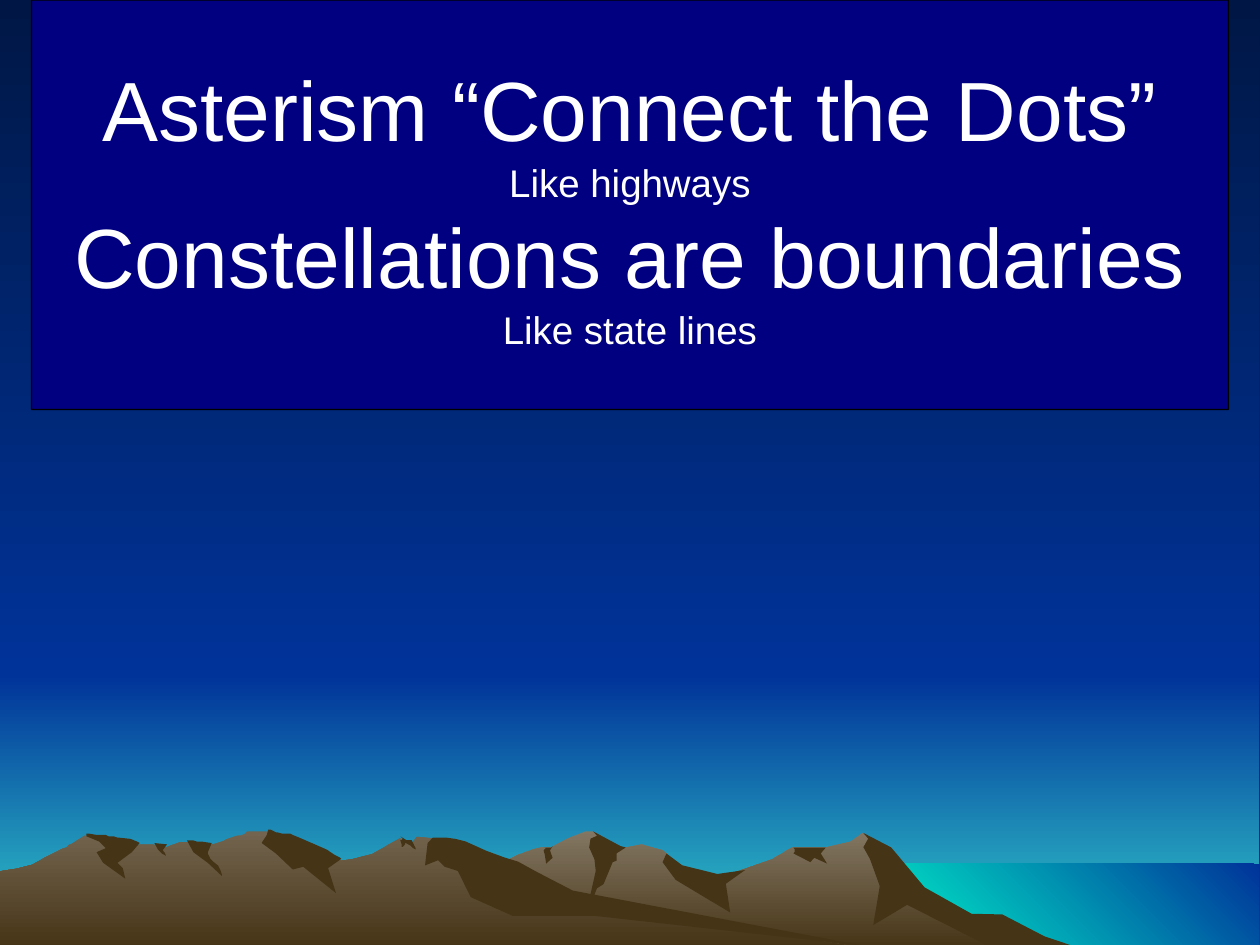
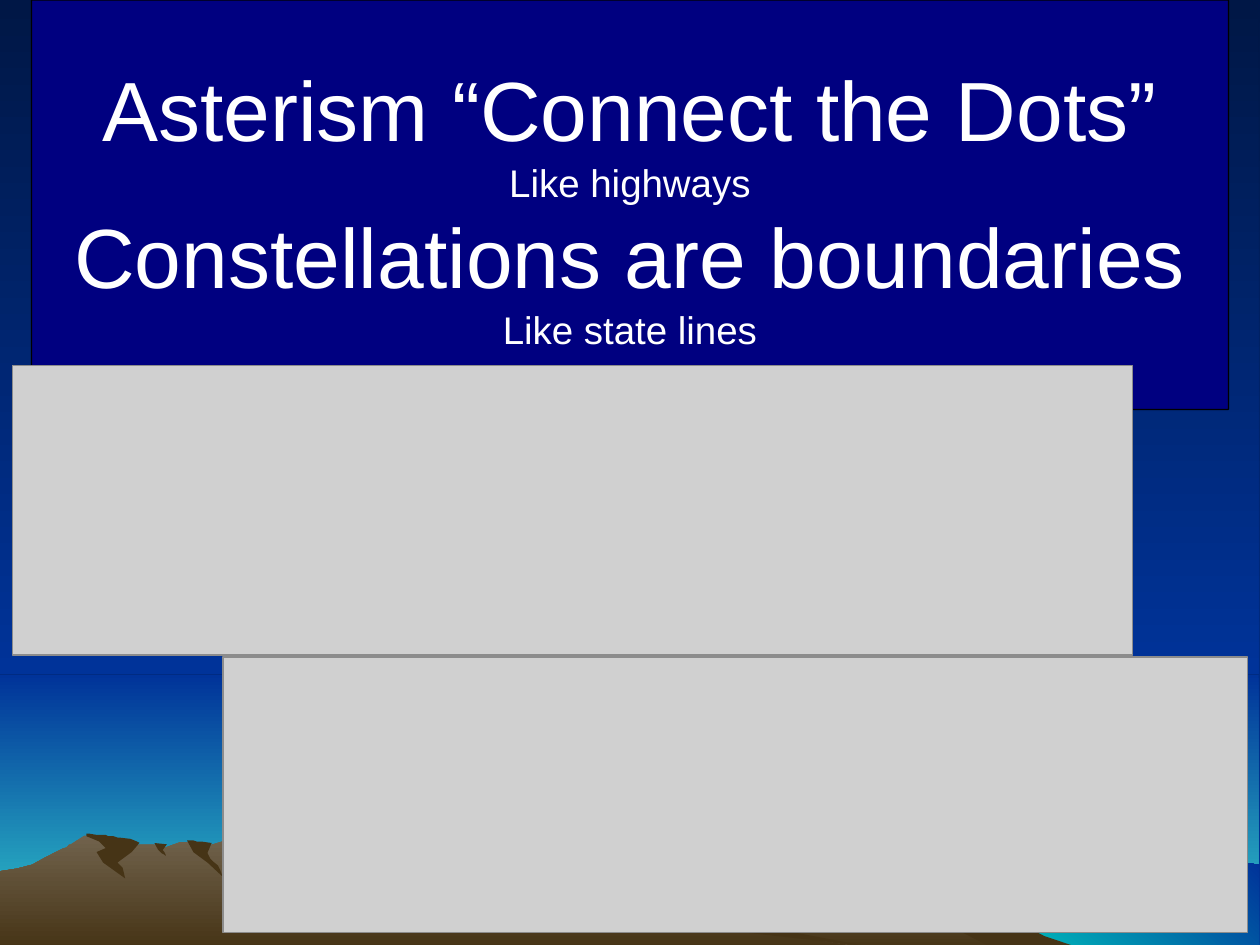
Before and after one commit to ForrestErickson/Asterisms_and_Constelations, a slide deck: slide 16 of Asterisms_and_Constelations.ppt. Drawn at 1260x945 pixels with LibreOffice and Linux fonts; fonts in the diff are those of the drawing; grey boxes stand for pictures; background and template pictures are left out. Boxes give left, top, right and bottom in pixels: in the first picture for what was removed or moved away, otherwise in the second. Text is boxed around its words. In the diff, an @@ line names an element or a change of style, - is before the commit and + after.

```diff
--- a/Asterisms_and_Constelations.ppt
+++ b/Asterisms_and_Constelations.ppt
@@ picture added at [13, 365, 1133, 655] @@
@@ picture added at [223, 658, 1247, 932] @@
@@ freeform shape removed at [262, 830, 341, 893] @@
@@ freeform shape removed at [401, 837, 416, 849] @@
@@ outline redrawn in 4 elements at [325, 832, 1033, 945], [0, 832, 869, 945], [425, 838, 869, 945], [863, 833, 1080, 945] @@
@@ group removed at [543, 832, 828, 917]: 4 freeform shapes @@
```
Also in this commit, not shown: 13 other slides changed, 2 slides added, 2 slides removed.
